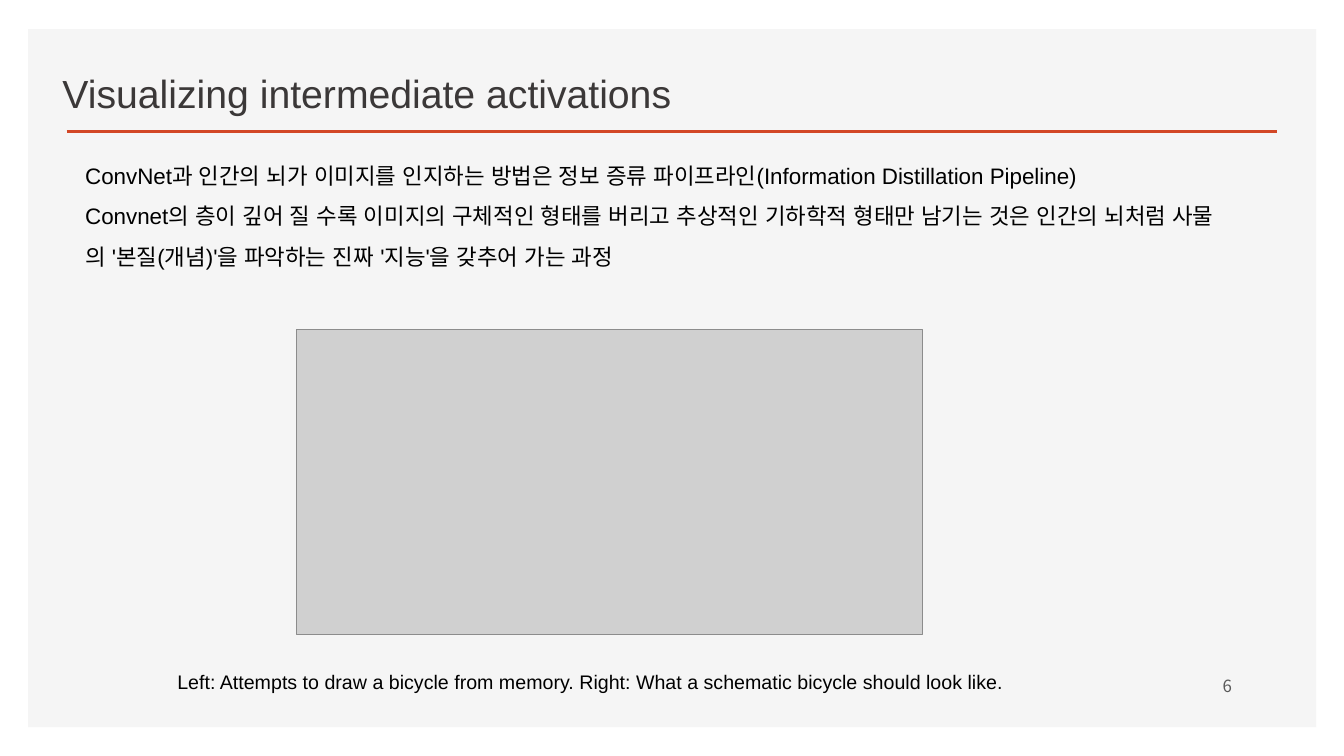
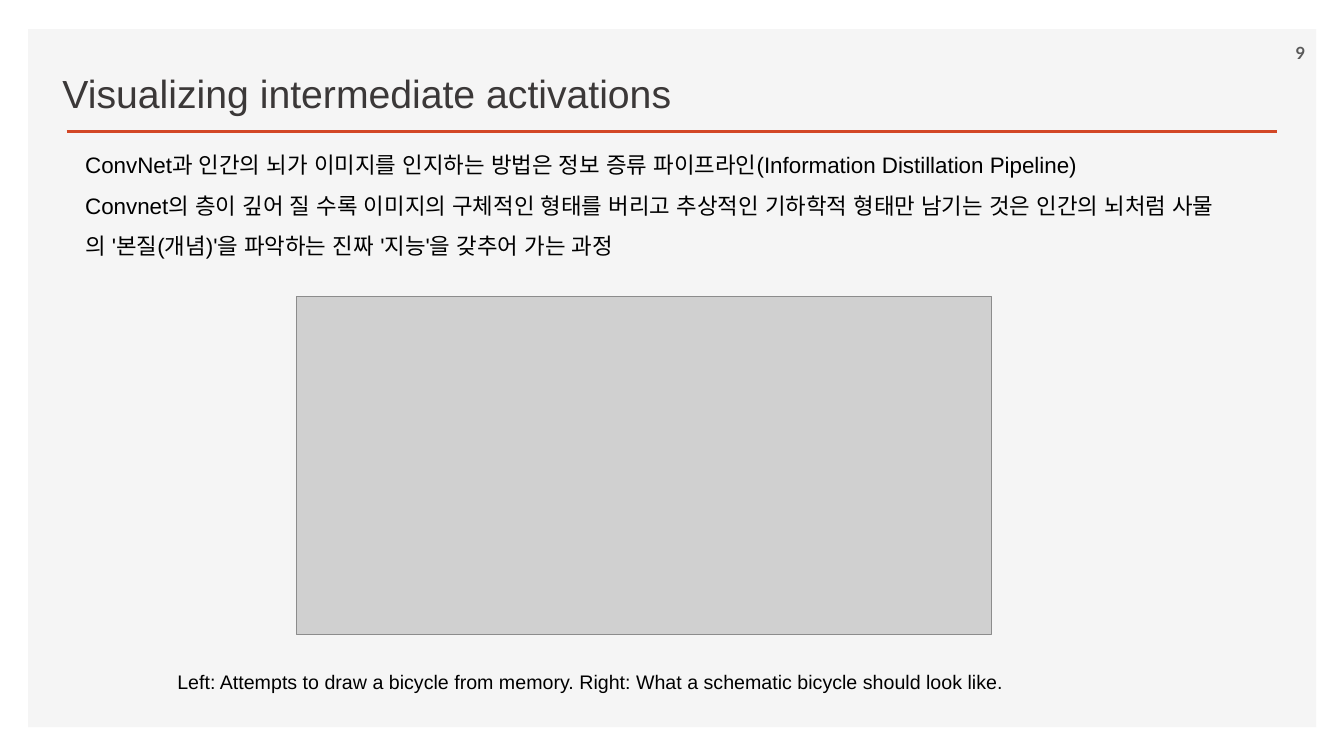
Before and after one commit to ancestor9/2026_Fall_Deep-Learning-with-Python, a slide deck: slide 9 of Chapter 10 Interpreting what ConvNets learn.pptx (slide 6 before the commit). Drawn at 1344x756 pixels with LibreOffice and Linux fonts; fonts in the diff are those of the drawing; grey boxes stand for pictures; background and template pictures are left out. Boxes give left, top, right and bottom in pixels: in the first picture for what was removed or moved away, otherwise in the second. Text is boxed around its words. In the diff, an @@ line names an element or a change of style, - is before the commit and + after.

```diff
--- a/Chapter 10 Interpreting what ConvNets learn.pptx
+++ b/Chapter 10 Interpreting what ConvNets learn.pptx
@@ page number added at (1296, 47, 1306, 59), 12 pt, text #595959, bold @@
+9
@@ text "ConvNet과 인간의 뇌가 이미지를 인지하는 ...": place and size @@
-text "ConvNet과 인간의 뇌가 이미지를 인지하는 ..." at (85, 165, 1213, 270)
+text "ConvNet과 인간의 뇌가 이미지를 인지하는 ..." at (85, 154, 1213, 259)
@@ picture: place and size @@
-picture at (296, 330, 923, 634)
+picture at (296, 296, 992, 634)
@@ page number removed at (1223, 679, 1232, 692) @@
-6
```
Also in this commit, not shown: 6 other slides changed, 6 slides added.
